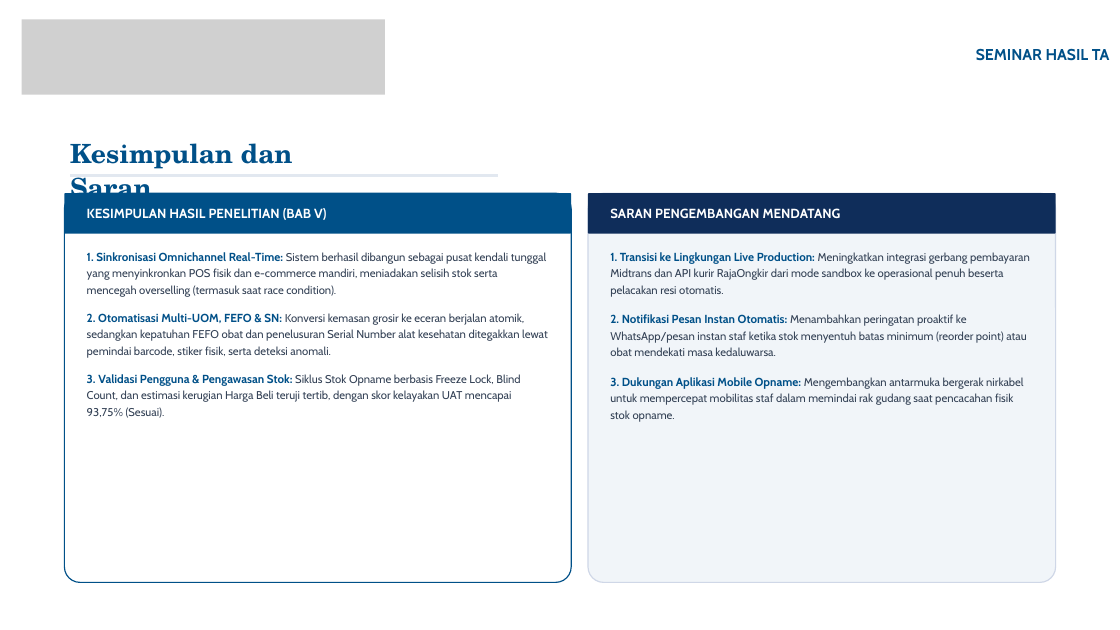
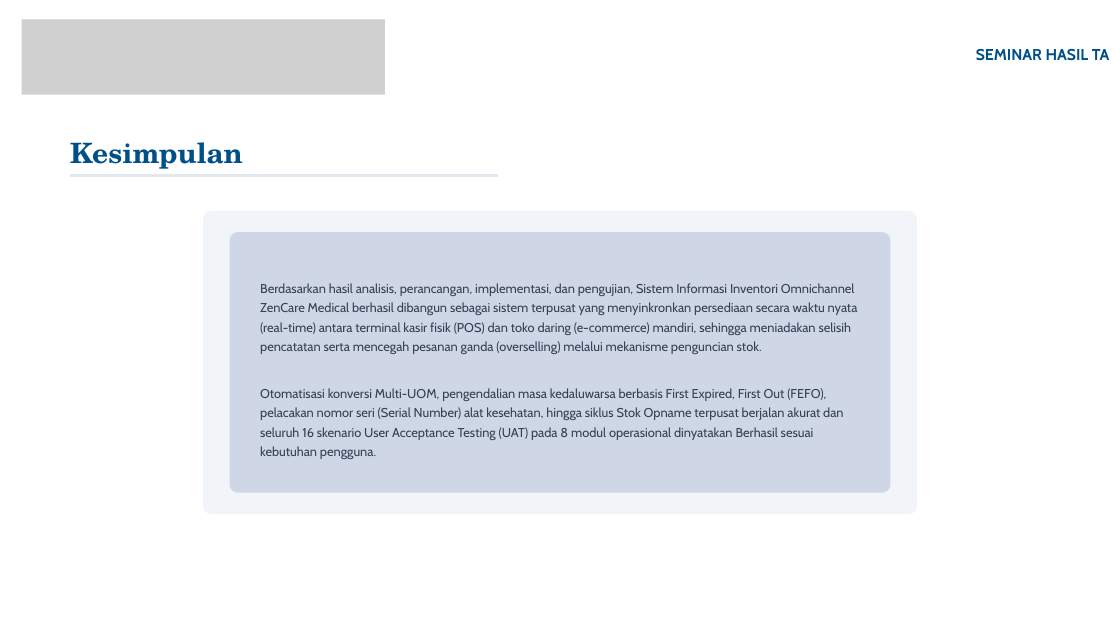
Before and after one commit to Marcell151/Sistem-Informasi-Inventori-Omnichannel-Zencare-Medical, a slide deck: slide 19 of lain/PPT/Seminar Hasil TA Final.pptx (slide 10 before the commit). Drawn at 1120x630 pixels with LibreOffice and Linux fonts; fonts in the diff are those of the drawing; grey boxes stand for pictures; background and template pictures are left out. Boxes give left, top, right and bottom in pixels: in the first picture for what was removed or moved away, otherwise in the second. Text is boxed around its words. In the diff, an @@ line names an element or a change of style, - is before the commit and + after.

```diff
--- a/lain/PPT/Seminar Hasil TA Final.pptx
+++ b/lain/PPT/Seminar Hasil TA Final.pptx
@@ text at (x1=70, y1=142, x2=243, y2=169): text changed; size 34 to 36 pt @@
-Kesimpulan dan Saran
+Kesimpulan
@@ rounded rectangle removed at (x1=64, y1=193, x2=571, y2=582) @@
@@ rounded rectangle removed at (x1=64, y1=193, x2=571, y2=234) @@
@@ text removed at (x1=87, y1=208, x2=326, y2=220) @@
-KESIMPULAN HASIL PENELITIAN (BAB V)
@@ rounded rectangle removed at (x1=588, y1=193, x2=1056, y2=582) @@
@@ rounded rectangle removed at (x1=588, y1=193, x2=1056, y2=234) @@
@@ text removed at (x1=610, y1=208, x2=841, y2=218) @@
-SARAN PENGEMBANGAN MENDATANG
@@ freeform shape added at (x1=203, y1=211, x2=917, y2=514), fill #F1F5F9 @@
@@ freeform shape added at (x1=230, y1=232, x2=890, y2=493), fill #CFD7E7 @@
@@ text removed at (x1=87, y1=252, x2=548, y2=418) @@
-1. Sinkronisasi Omnichannel Real-Time: Sistem berhasil dibangun sebagai pusat kendali tunggal yang menyinkronkan POS fisik dan e-commerce mandiri, meniadakan selisih stok serta mencegah overselling (termasuk saat race condition).
-2. Otomatisasi Multi-UOM, FEFO & SN: Konversi kemasan grosir ke eceran berjalan atomik, sedangkan kepatuhan FEFO obat dan penelusuran Serial Number alat kesehatan ditegakkan lewat pemindai barcode, stiker fisik, serta deteksi anomali.
-3. Validasi Pengguna & Pengawasan Stok: Siklus Stok Opname berbasis Freeze Lock, Blind Count, dan estimasi kerugian Harga Beli teruji tertib, dengan skor kelayakan UAT mencapai 93,75% (Sesuai).
@@ text removed at (x1=610, y1=252, x2=1030, y2=422) @@
-1. Transisi ke Lingkungan Live Production: Meningkatkan integrasi gerbang pembayaran Midtrans dan API kurir RajaOngkir dari mode sandbox ke operasional penuh beserta pelacakan resi otomatis.
-2. Notifikasi Pesan Instan Otomatis: Menambahkan peringatan proaktif ke WhatsApp/pesan instan staf ketika stok menyentuh batas minimum (reorder point) atau obat mendekati masa kedaluwarsa.
-3. Dukungan Aplikasi Mobile Opname: Mengembangkan antarmuka bergerak nirkabel untuk mempercepat mobilitas staf dalam memindai rak gudang saat pencacahan fisik stok opname.
@@ text added at (x1=260, y1=283, x2=858, y2=459), 16.5 pt, text #334155 @@
+Berdasarkan hasil analisis, perancangan, implementasi, dan pengujian, Sistem Informasi Inventori Omnichannel ZenCare Medical berhasil dibangun sebagai sistem terpusat yang menyinkronkan persediaan secara waktu nyata (real-time) antara terminal kasir fisik (POS) dan toko daring (e-commerce) mandiri, sehingga meniadakan selisih pencatatan serta mencegah pesanan ganda (overselling) melalui mekanisme penguncian stok.
+Otomatisasi konversi Multi-UOM, pengendalian masa kedaluwarsa berbasis First Expired, First Out (FEFO), pelacakan nomor seri (Serial Number) alat kesehatan, hingga siklus Stok Opname terpusat berjalan akurat dan seluruh 16 skenario User Acceptance Testing (UAT) pada 8 modul operasional dinyatakan Berhasil sesuai kebutuhan pengguna.
```
Also in this commit, not shown: 7 other slides changed, 11 slides added, 11 slides removed, 24 other files.
